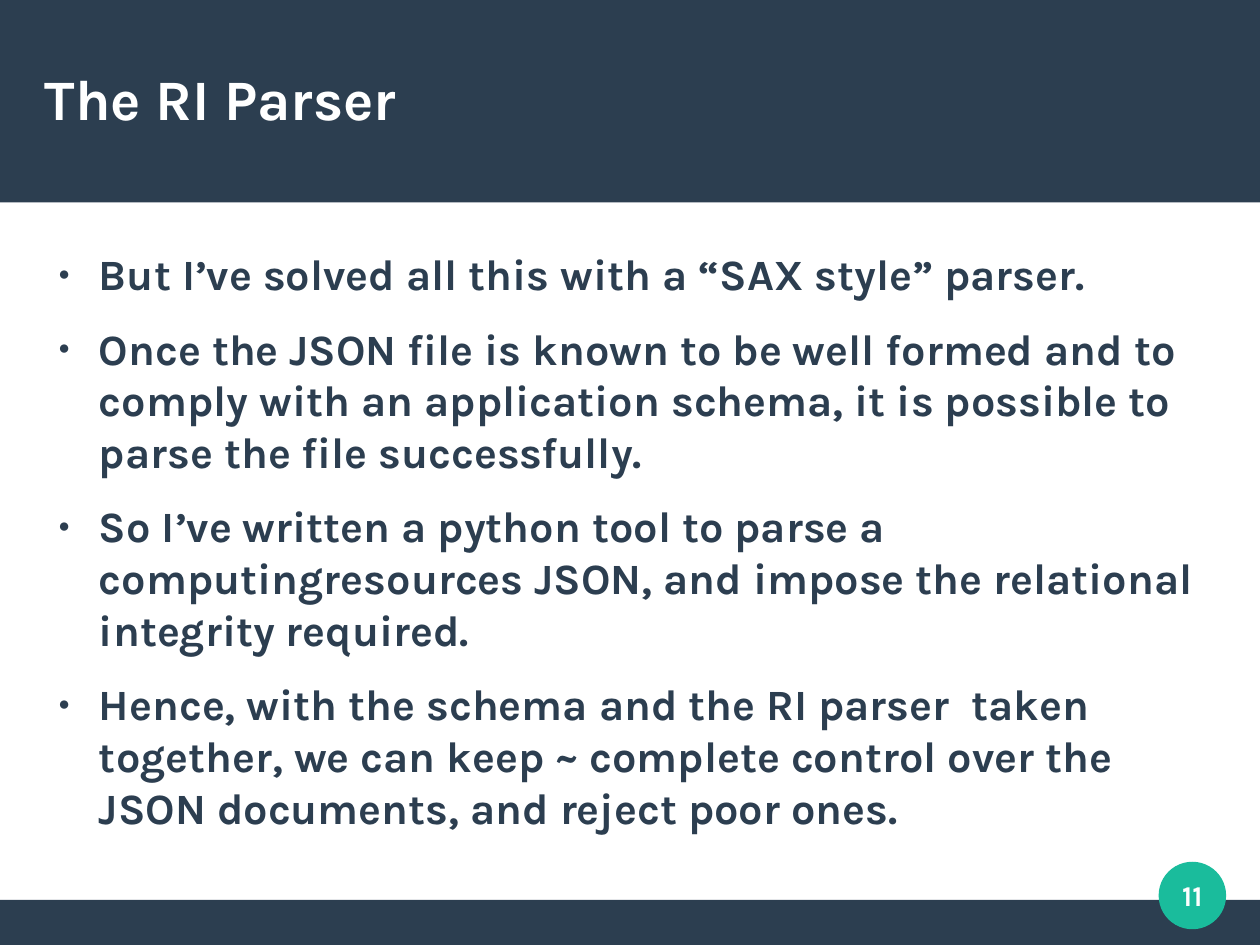
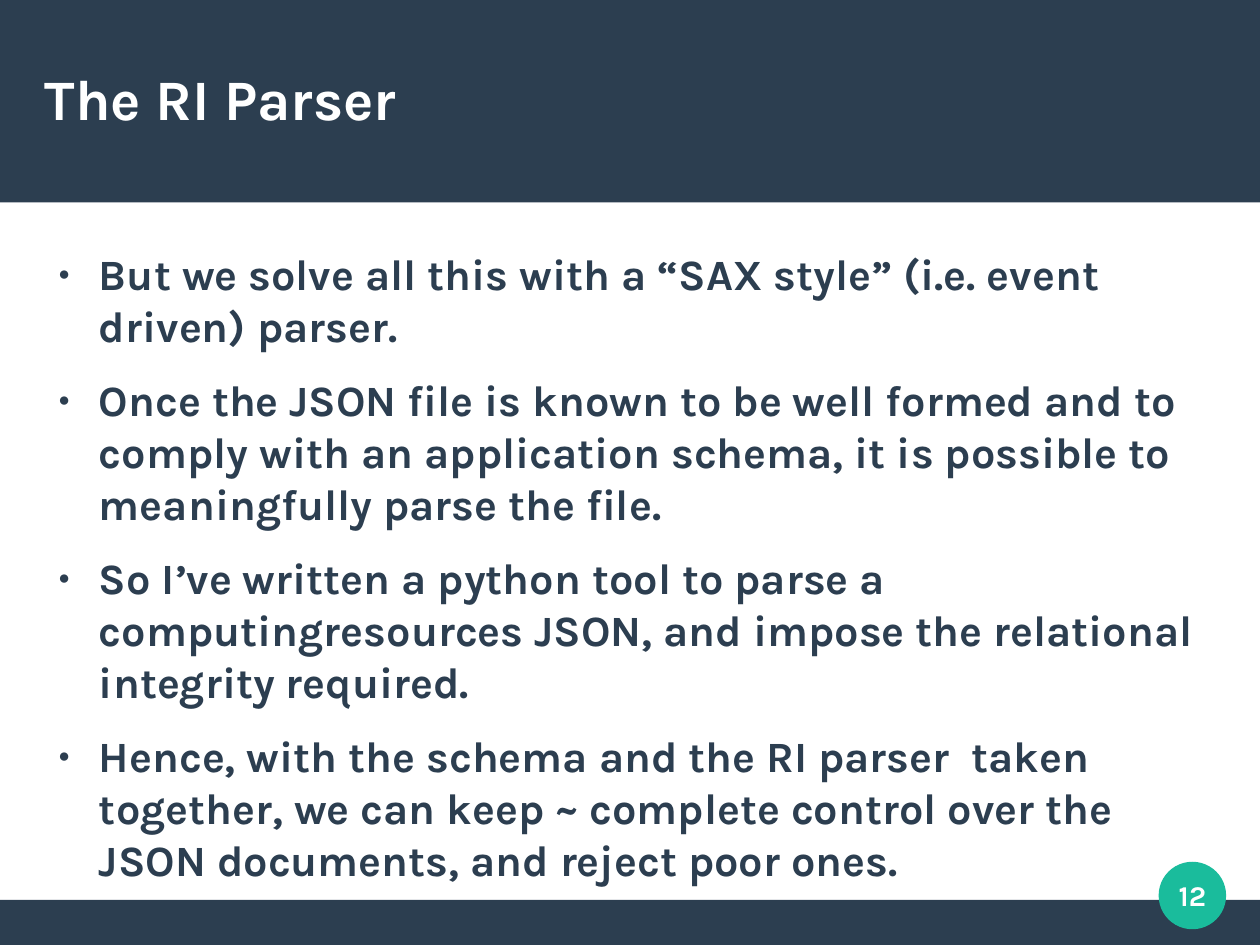
Before and after one commit to sjones-hep-ph-liv-ac-uk/json_info_system, a slide deck: slide 12 of v1.5/slides/json_info_system.odp (slide 11 before the commit). Drawn at 1260x945 pixels with LibreOffice and Linux fonts; fonts in the diff are those of the drawing. Boxes give left, top, right and bottom in pixels: in the first picture for what was removed or moved away, otherwise in the second. Text is boxed around its words. In the diff, an @@ line names an element or a change of style, - is before the commit and + after.

```diff
--- a/v1.5/slides/json_info_system.odp
+++ b/v1.5/slides/json_info_system.odp
@@ text at [99,257,1175,531]: text changed @@
-● But I’ve solved all this with a “SAX style” parser.
-● Once the JSON file is known to be well formed and to comply with an application schema, it is possible to parse the file successfully.
+● But we solve all this with a “SAX style” (i.e. event driven) parser.
+● Once the JSON file is known to be well formed and to comply with an application schema, it is possible to meaningfully parse the file.
@@ page number at [1179,887,1206,906]: text changed @@
-11
+12
```
Also in this commit, not shown: 11 other slides changed, 1 slide added, 1 other file.
